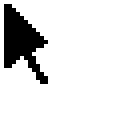
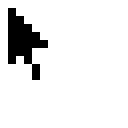
Comparing the layer stacks of the two 128 x 128 images. Changes:
painted on "Cursor" over [4, 4, 48, 84]
